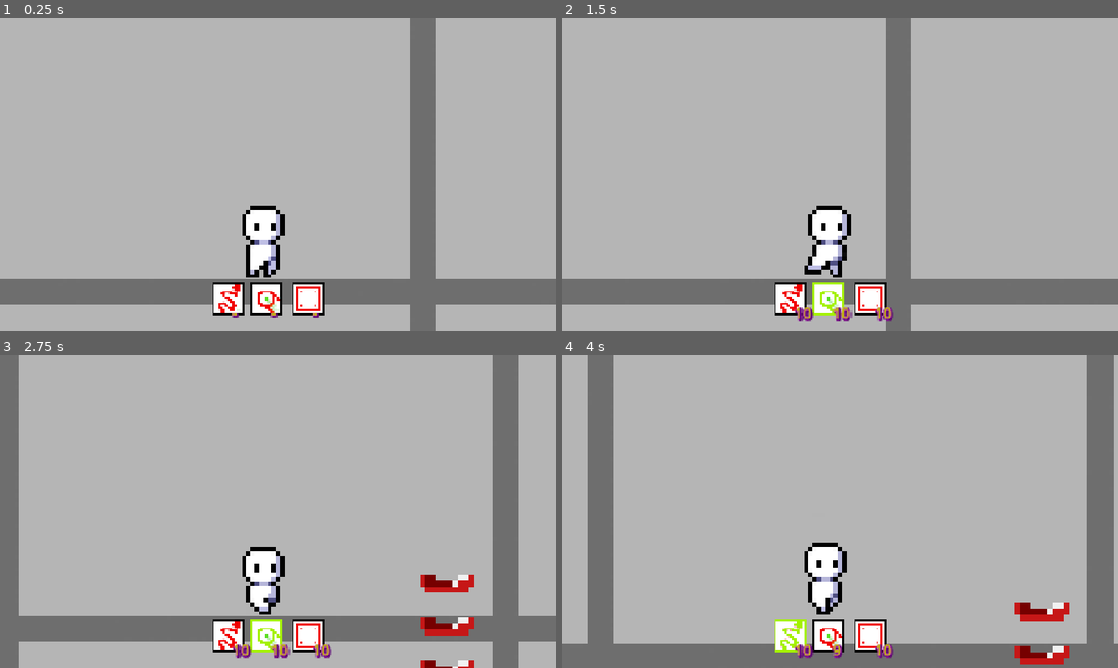
Above: before the commit, frames 1-4 (two rows, left to right).
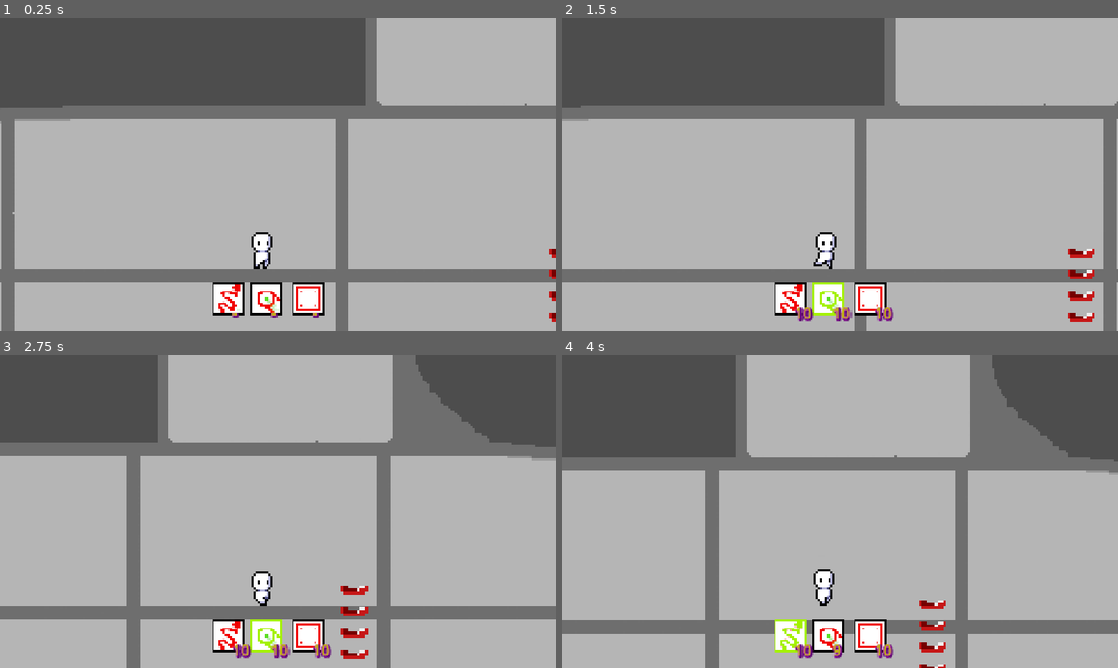
Above: after the commit, the same moments.

Repository: neonvalkyrie02/summer-game-jam26
Game: Godot game, scene res://main.tscn
Same seed, same stepped clock (60 frames per second), same inputs: the game is played once before the commit and once after it.
Inputs (mouse positions are in pixels of both pictures, inside the frame that each line leads up to):
- Up to frame 1 (0.25 s): no input
- Up to frame 2 (1.5 s): click (828, 299) at 0.52 s; tap Enter at 1.25 s; hold Right (ui_right) from 1.28 s (still down); hold Shift (action_sprint) from 1.28 s (still down)
- Up to frame 3 (2.75 s): keep holding Right (ui_right); tap Up (ui_up) at 1.52, 2.27 s; release Shift (action_sprint) at 2.03 s; tap F (action_use) at 2.1 s
- Up to frame 4 (4 s): release Right (ui_right) at 2.78 s; hold Left (ui_left) 2.78-3.53 s; tap E (eat) at 2.85 s; hold Right (ui_right) from 3.53 s (still down); tap 1 (key_1) at 3.6 s; tap Up (ui_up) at 3.77 s

The runs differ from the first frame. In frame 1, 39% of the frame differs, in the area x 0-100%, y 0-100%; in frame 2, 36%; in frame 3, 38%; in frame 4, 42%.

Commit message:
change camera zoom level

Diff:
--- a/player.tscn
+++ b/player.tscn
@@ -126,7 +126,8 @@
 shape = SubResource("RectangleShape2D_5fmfn")
 
 [node name="Camera2D" type="Camera2D" parent="." unique_id=420452329]
-position = Vector2(90, -236)
+position = Vector2(129, -432)
+zoom = Vector2(0.5, 0.5)
 
 [node name="PlayerSprite" type="Sprite2D" parent="." unique_id=1068523347]
 position = Vector2(56, -114.99999)
